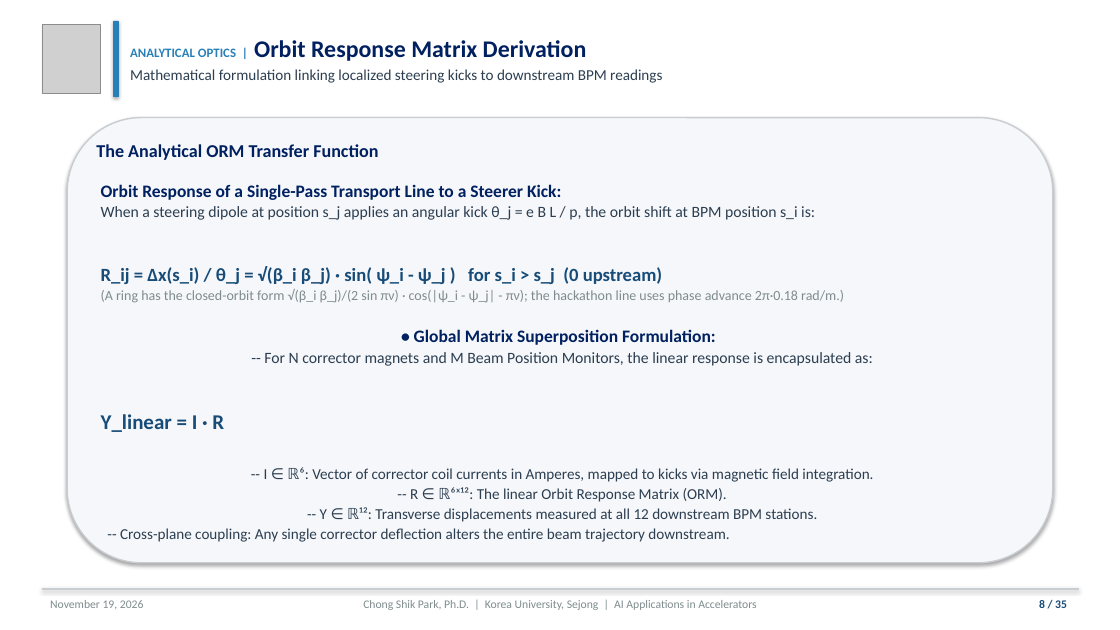
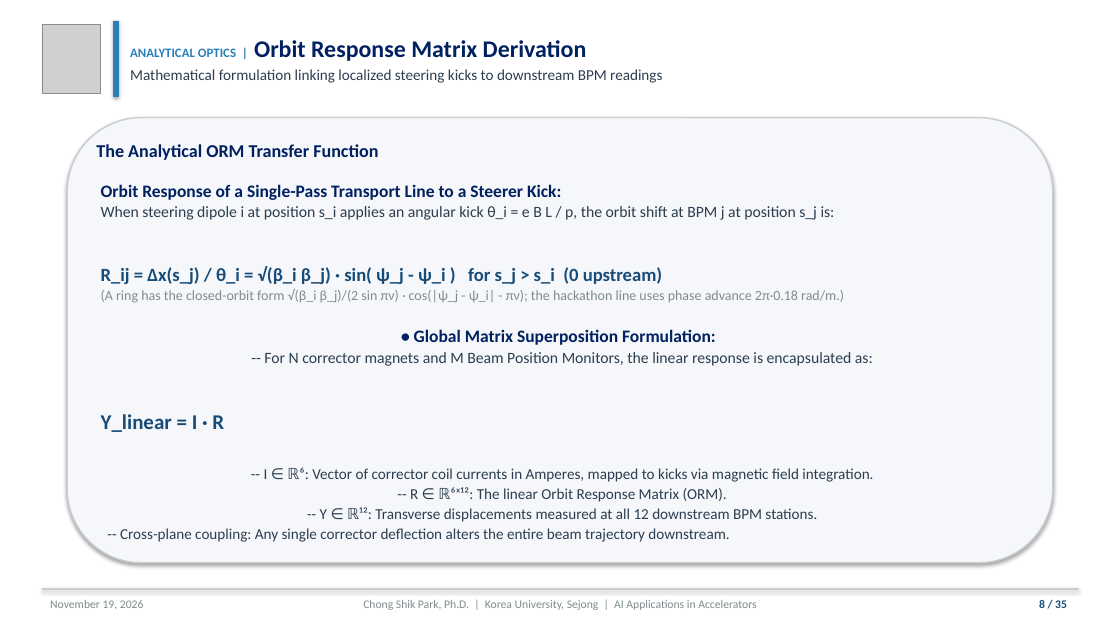
Before and after one commit to cspark7701/ai4acc-mini-hackathon, a slide deck: slide 8 of presentations/Lecture_1_AI_ML_Foundations_and_Control_Slides.pptx. Drawn at 1120x630 pixels with LibreOffice and Linux fonts; fonts in the diff are those of the drawing; grey boxes stand for pictures. Boxes give left, top, right and bottom in pixels: in the first picture for what was removed or moved away, otherwise in the second. Text is boxed around its words. In the diff, an @@ line names an element or a change of style, - is before the commit and + after.

```diff
--- a/presentations/Lecture_1_AI_ML_Foundations_and_Control_Slides.pptx
+++ b/presentations/Lecture_1_AI_ML_Foundations_and_Control_Slides.pptx
@@ text at (101,184,844,303): text changed @@
-Orbit Response of a Single-Pass Transport Line to a Steerer Kick:
-When a steering dipole at position s_j applies an angular kick θ_j = e B L / p, the orbit shift at BPM position s_i is:
-R_ij = Δx(s_i) / θ_j = √(β_i β_j) · sin( ψ_i - ψ_j ) for s_i > s_j (0 upstream)
-(A ring has the closed-orbit form √(β_i β_j)/(2 sin πν) · cos(|ψ_i - ψ_j| - πν); the hackathon line uses phase advance 2π·0.18 rad/m.)
+Orbit Response of a Single-Pass Transport Line to a Steerer Kick:
+When steering dipole i at position s_i applies an angular kick θ_i = e B L / p, the orbit shift at BPM j at position s_j is:
+R_ij = Δx(s_j) / θ_i = √(β_i β_j) · sin( ψ_j - ψ_i ) for s_j > s_i (0 upstream)
+(A ring has the closed-orbit form √(β_i β_j)/(2 sin πν) · cos(|ψ_j - ψ_i| - πν); the hackathon line uses phase advance 2π·0.18 rad/m.)
```
Also in this commit, not shown: 1 other slide changed, 11 other files.
